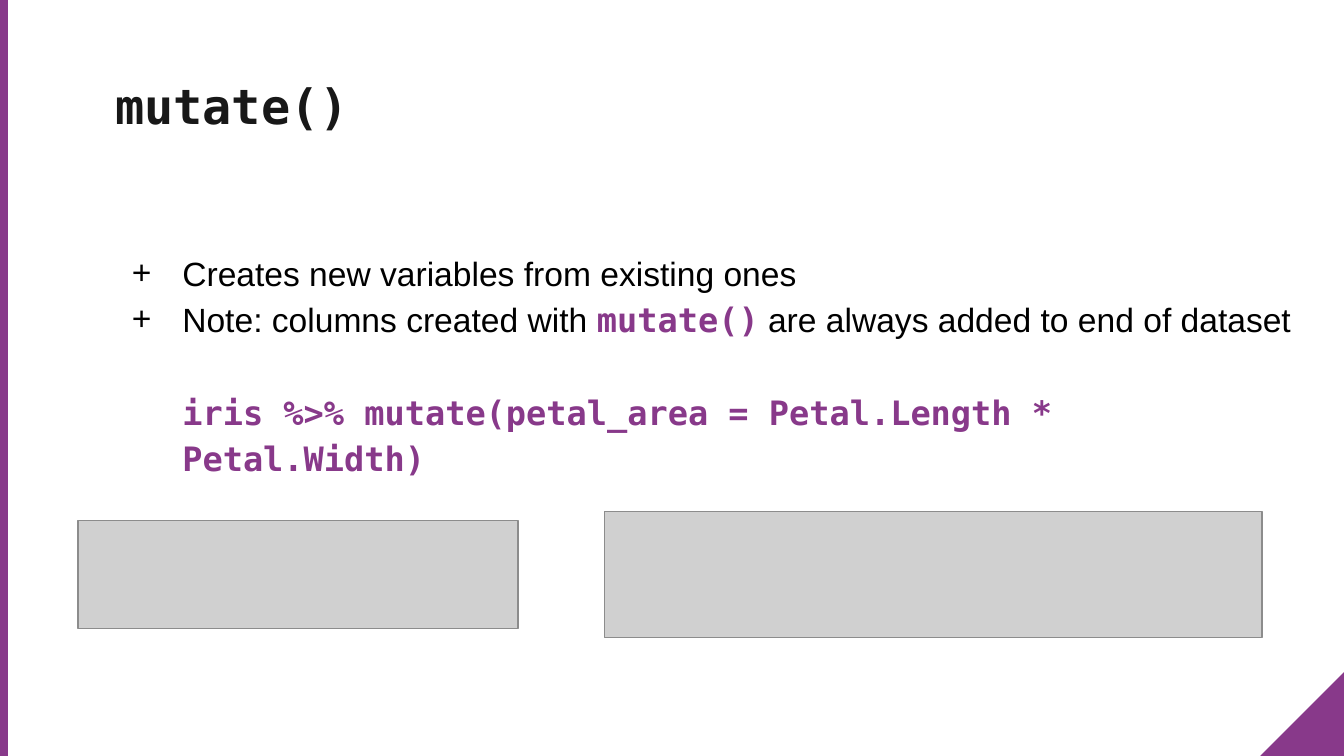
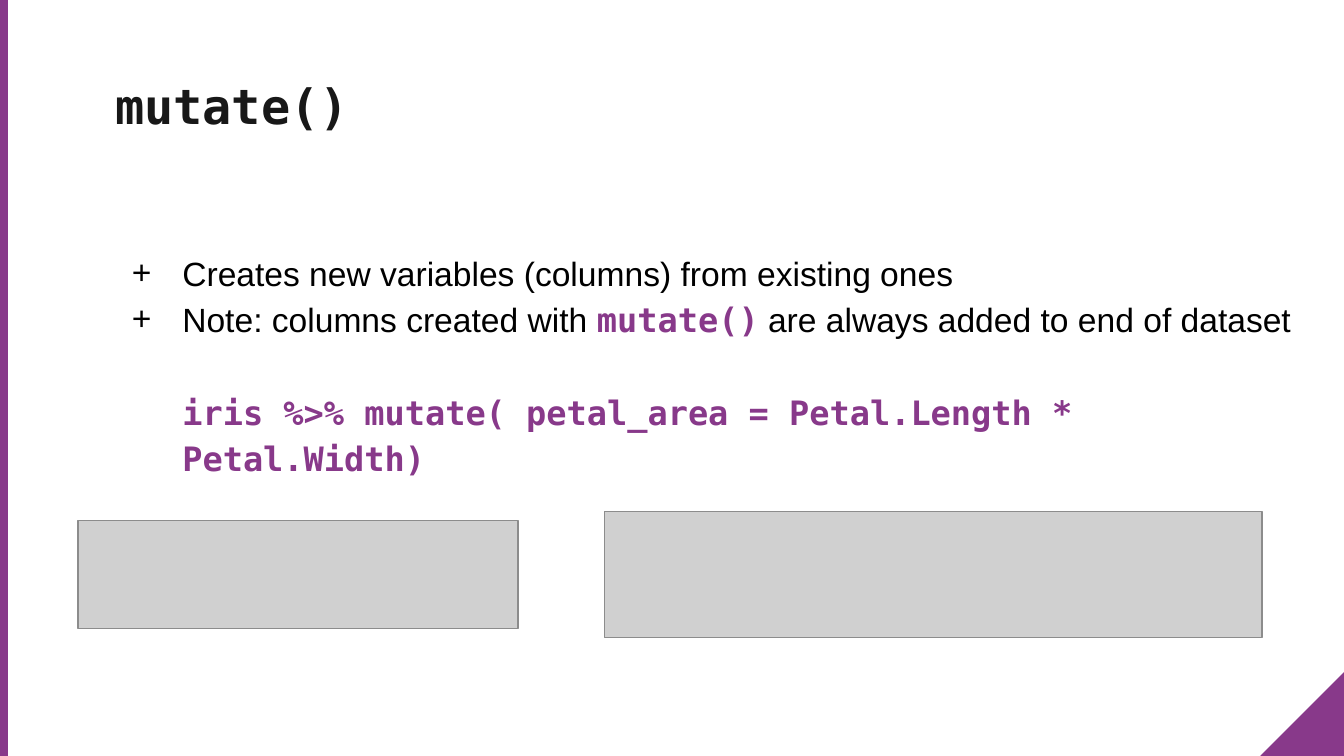
Before and after one commit to MeyerGrace/dive-into-dplyr, a slide deck: slide 25 of dive_into_dplyr.pptx. Drawn at 1344x756 pixels with LibreOffice and Linux fonts; fonts in the diff are those of the drawing; grey boxes stand for pictures; background and template pictures are left out. Boxes give left, top, right and bottom in pixels: in the first picture for what was removed or moved away, otherwise in the second. Text is boxed around its words. In the diff, an @@ line names an element or a change of style, - is before the commit and + after.

```diff
--- a/dive_into_dplyr.pptx
+++ b/dive_into_dplyr.pptx
@@ text at <box>182,261,1291,476</box>: text changed @@
-+ Creates new variables from existing ones
-+ Note: columns created with mutate() are always added to end of dataset
-  iris %>% mutate(petal_area = Petal.Length * Petal.Width)
++ Creates new variables (columns) from existing ones
++ Note: columns created with mutate() are always added to end of dataset
+  iris %>% mutate( petal_area = Petal.Length * Petal.Width)
```
Also in this commit, not shown: 14 other slides changed, 2 other files.
